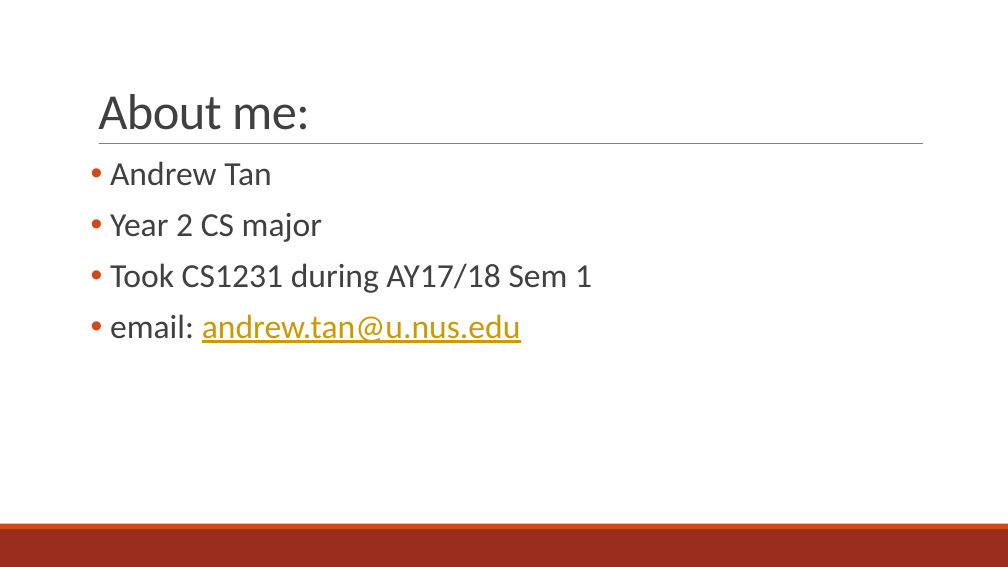
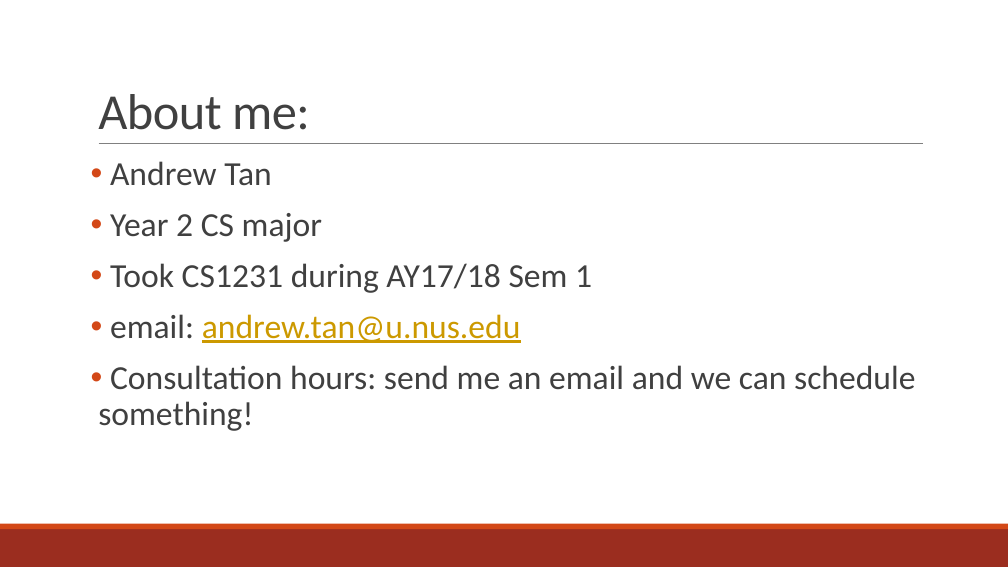
Before and after one commit to andrewtanJS/CS1231-AY18-19, a slide deck: slide 2 of Tutorial 1/Tutorial 1 - Introduction.pptx. Drawn at 1008x567 pixels with LibreOffice and Linux fonts; fonts in the diff are those of the drawing. Boxes give left, top, right and bottom in pixels: in the first picture for what was removed or moved away, otherwise in the second. Text is boxed around its words. In the diff, an @@ line names an element or a change of style, - is before the commit and + after.

Commit message:
Update introduction slides

```diff
--- a/Tutorial 1/Tutorial 1 - Introduction.pptx
+++ b/Tutorial 1/Tutorial 1 - Introduction.pptx
@@ text at (98, 365, 915, 431): paragraph added @@
+• Consultation hours: send me an email and we can schedule something!
```
Also in this commit, not shown: 1 other file.
